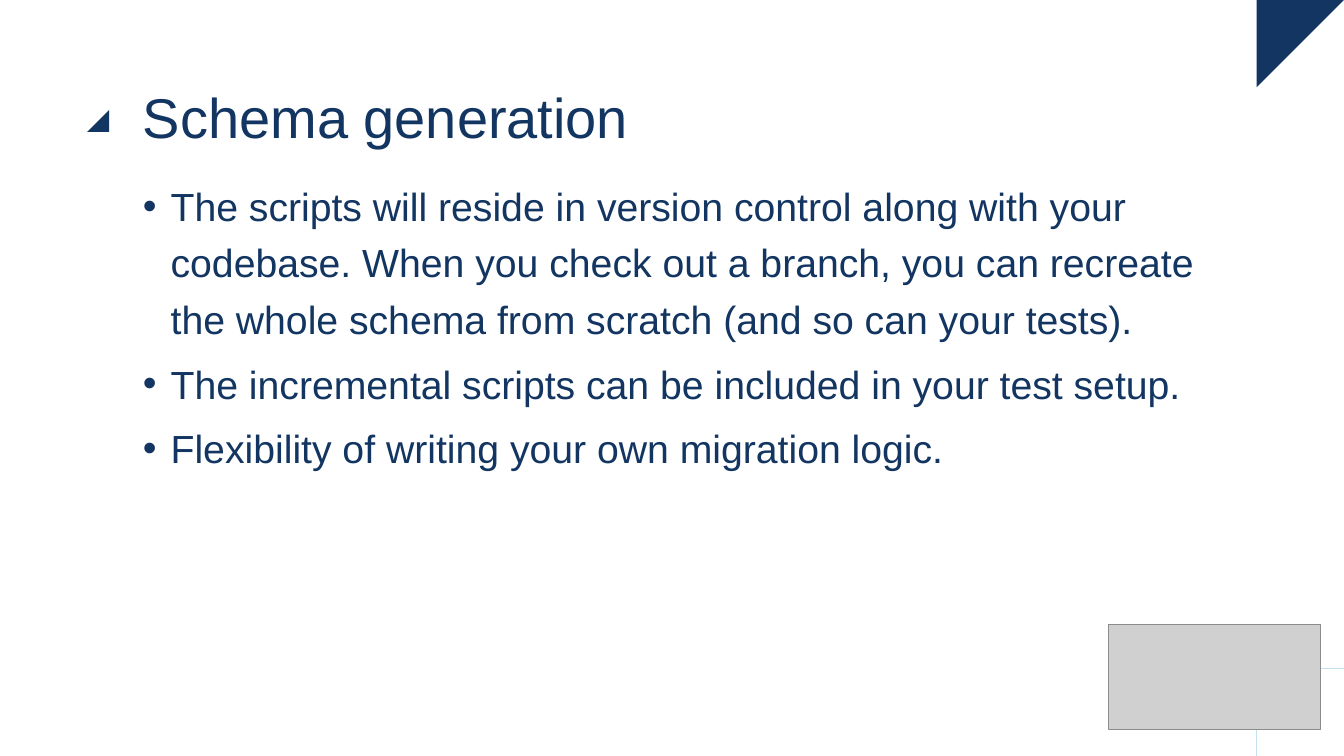
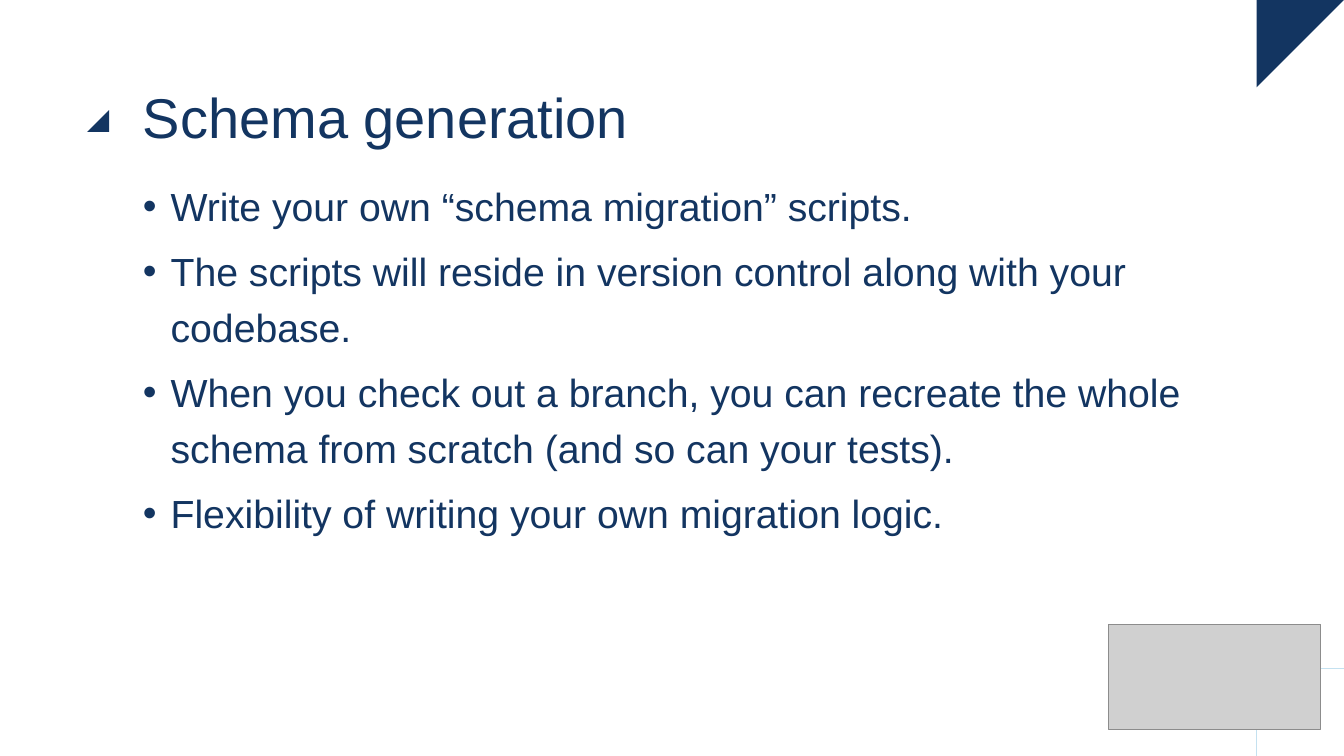
Before and after one commit to raoulvdberge/jpa-with-hibernate, a slide deck: slide 32 of slides.pptx. Drawn at 1344x756 pixels with LibreOffice and Linux fonts; fonts in the diff are those of the drawing; grey boxes stand for pictures. Boxes give left, top, right and bottom in pixels: in the first picture for what was removed or moved away, otherwise in the second. Text is boxed around its words. In the diff, an @@ line names an element or a change of style, - is before the commit and + after.

```diff
--- a/slides.pptx
+++ b/slides.pptx
@@ text at (x1=171, y1=192, x2=1180, y2=471): text changed @@
-• The scripts will reside in version control along with your codebase. When you check out a branch, you can recreate the whole schema from scratch (and so can your tests).
-• The incremental scripts can be included in your test setup.
+• Write your own “schema migration” scripts.
+• The scripts will reside in version control along with your codebase.
+• When you check out a branch, you can recreate the whole schema from scratch (and so can your tests).
```
Also in this commit, not shown: 22 other slides changed, 1 other file.
